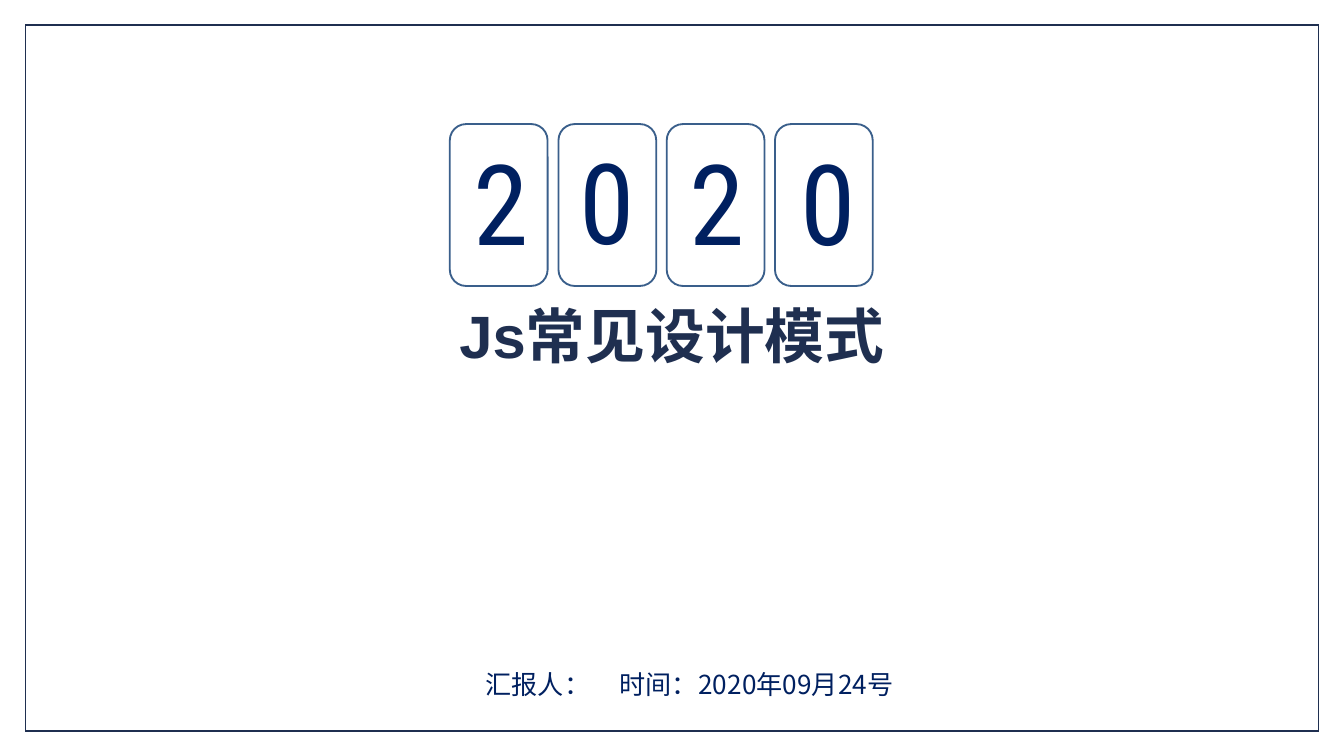
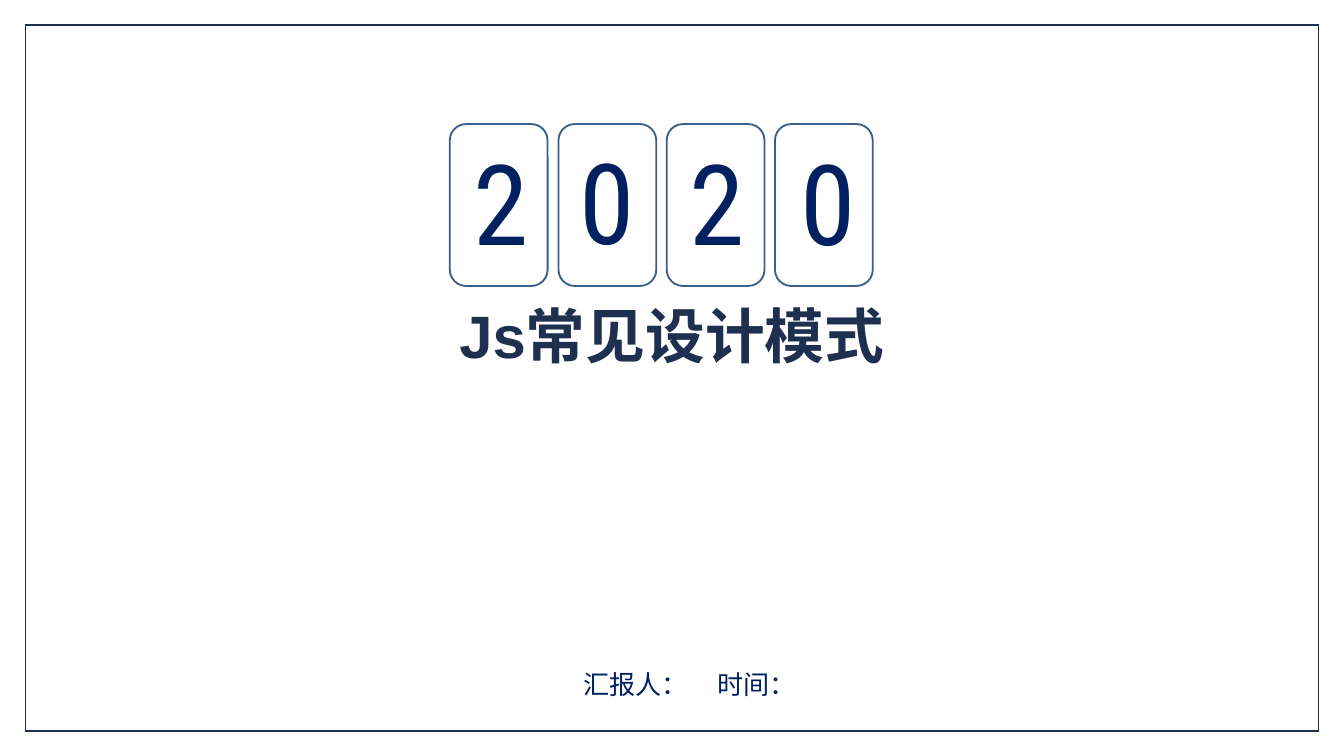
Before and after one commit to wflonglong/wflonglong.github.io, a slide deck: slide 1 of source/ppt/js常见设计模式.pptx. Drawn at 1344x756 pixels with LibreOffice and Linux fonts; fonts in the diff are those of the drawing; background and template pictures are left out. Boxes give left, top, right and bottom in pixels: in the first picture for what was removed or moved away, otherwise in the second. Text is boxed around its words. In the diff, an @@ line names an element or a change of style, - is before the commit and + after.

Commit message:
前端常见设计模式PPT

```diff
--- a/source/ppt/js常见设计模式.pptx
+++ b/source/ppt/js常见设计模式.pptx
@@ text at [583,672,796,696]: text changed @@
-汇报人： 时间：2020年09月24号
+汇报人： 时间：
```
